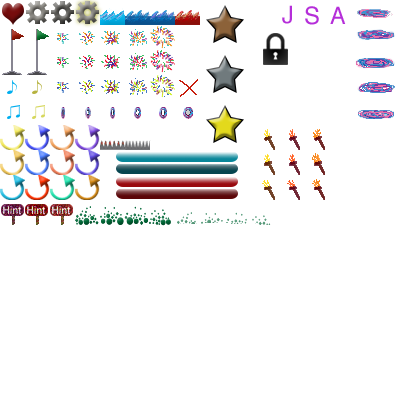
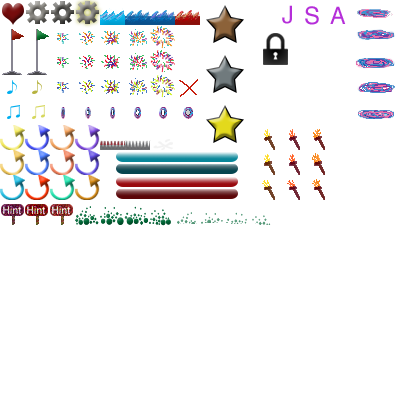
Before/after of a 400×400 layered artwork. What changed in the layer stack:
renamed "spikes" to "bloddySpikes", moved it above "Layer 12", painted on it over [100, 140, 126, 150]
added layer "bones" in group "music" over [153, 139, 173, 150]
